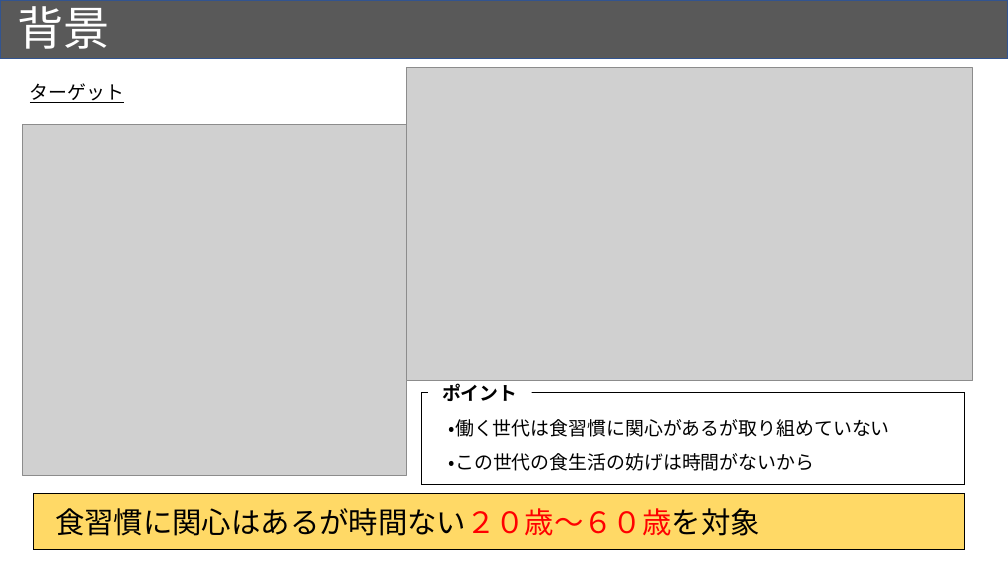
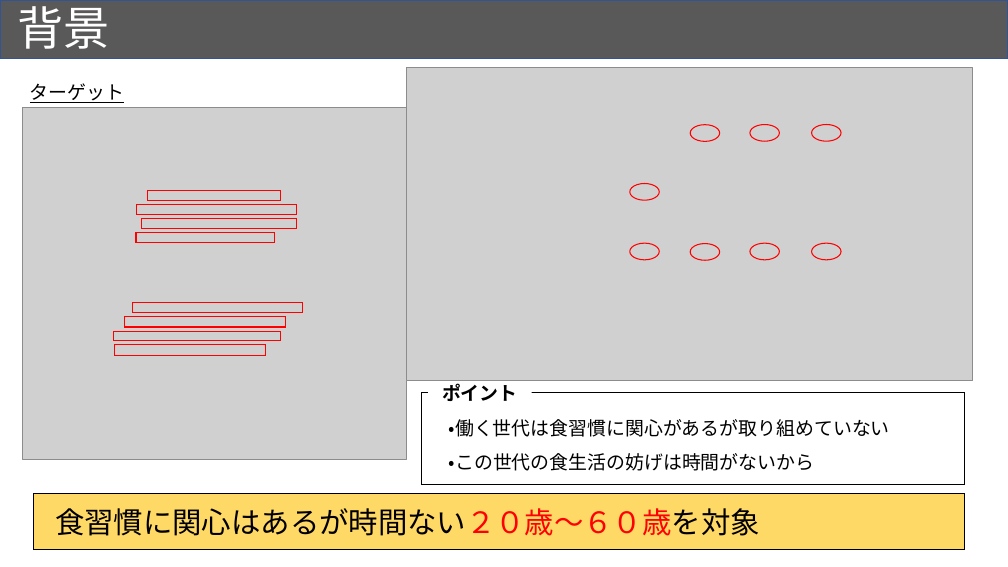
Before and after one commit to taku300/WebSystemSelf, a slide deck: slide 2 of Documents/Design_Documents/設計背景、機能.pptx. Drawn at 1008x567 pixels with LibreOffice and Linux fonts; fonts in the diff are those of the drawing; grey boxes stand for pictures. Boxes give left, top, right and bottom in pixels: in the first picture for what was removed or moved away, otherwise in the second. Text is boxed around its words. In the diff, an @@ line names an element or a change of style, - is before the commit and + after.

```diff
--- a/Documents/Design_Documents/設計背景、機能.pptx
+++ b/Documents/Design_Documents/設計背景、機能.pptx
@@ picture: place and size @@
-picture at bbox=[23, 125, 407, 476]
+picture at bbox=[23, 108, 407, 460]
@@ group added at bbox=[630, 125, 842, 260]: 8 ellipses @@
@@ group added at bbox=[113, 191, 302, 356]: 8 rectangles @@
```
Also in this commit, not shown: 19 other files.
